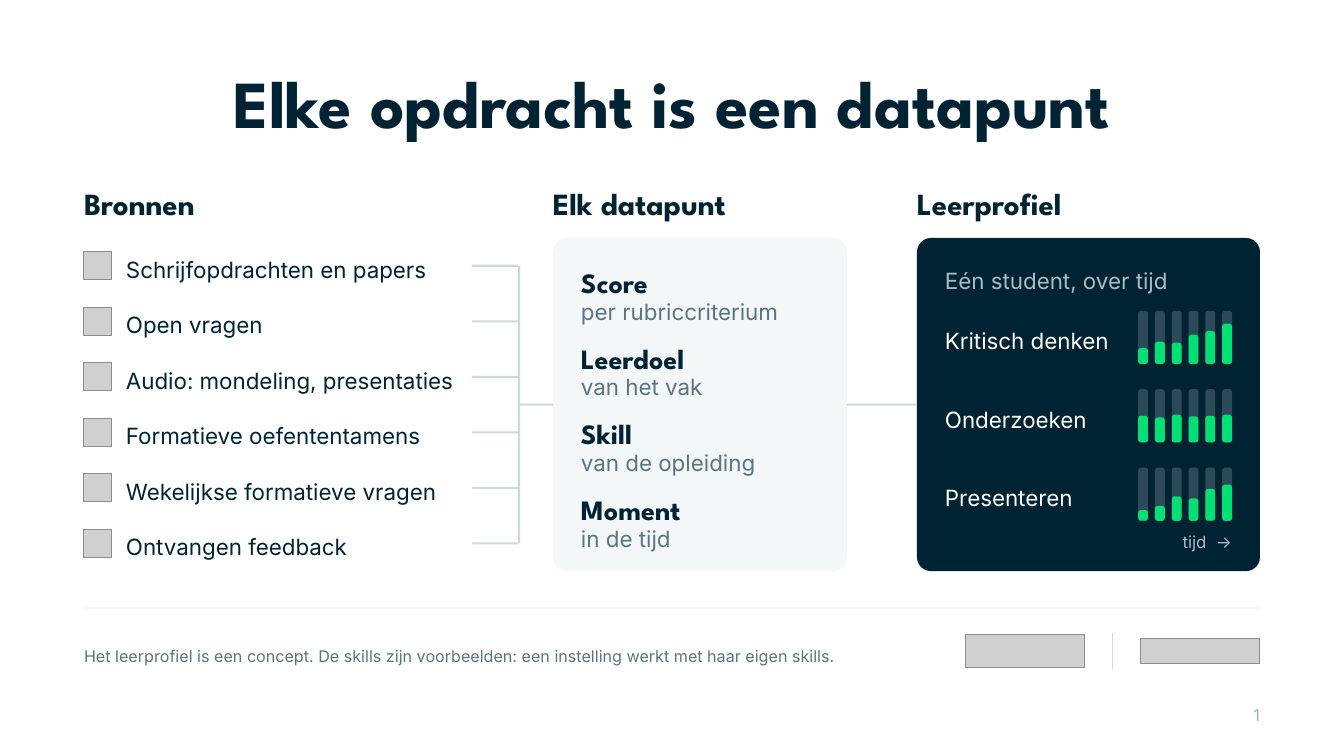
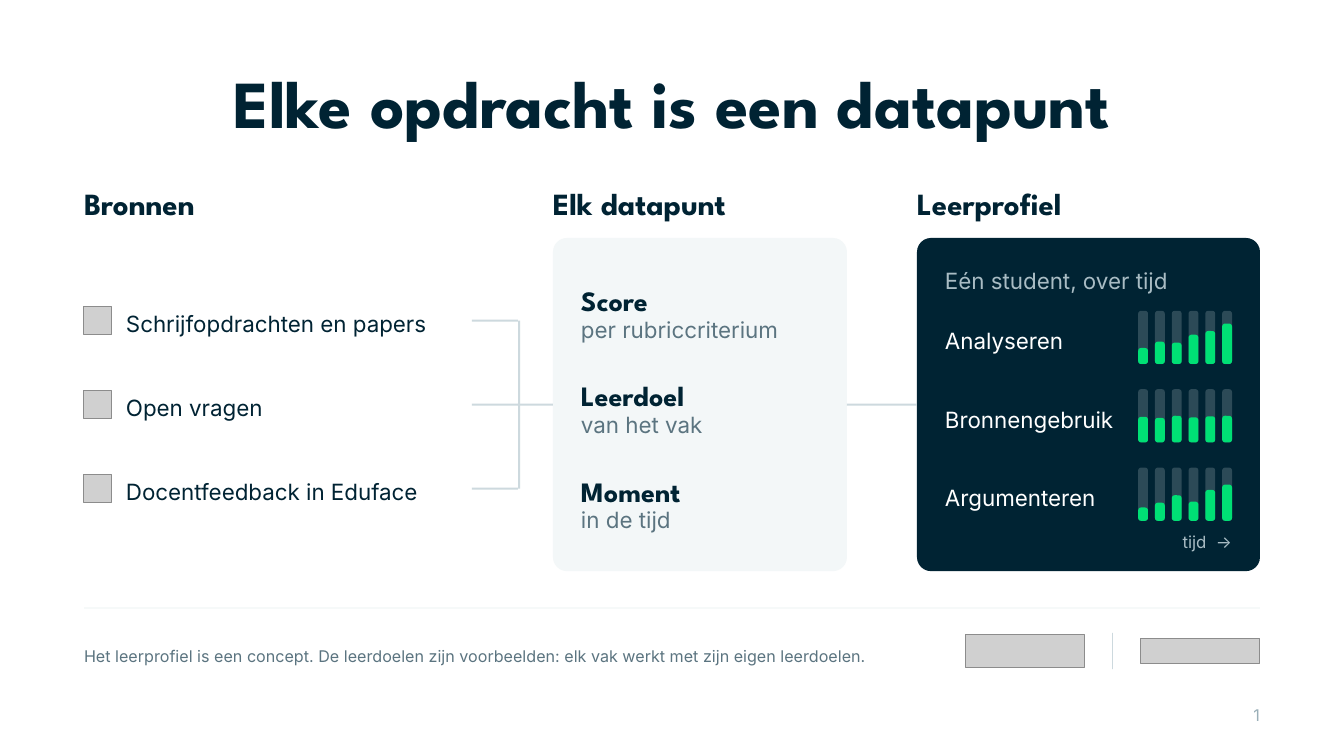
Before and after one commit to Dante-Eduface/Claude, a slide deck: slide 1 of GTM/Accounts/de-haagse-hogeschool/deck/leerprofiel-bewerkbaar.pptx. Drawn at 1344x756 pixels with LibreOffice and Linux fonts; fonts in the diff are those of the drawing; grey boxes stand for pictures. Boxes give left, top, right and bottom in pixels: in the first picture for what was removed or moved away, otherwise in the second. Text is boxed around its words. In the diff, an @@ line names an element or a change of style, - is before the commit and + after.

```diff
--- a/GTM/Accounts/de-haagse-hogeschool/deck/leerprofiel-bewerkbaar.pptx
+++ b/GTM/Accounts/de-haagse-hogeschool/deck/leerprofiel-bewerkbaar.pptx
@@ rectangle removed at (x1=472, y1=265, x2=518, y2=267) @@
@@ text "Score" moved from (x1=581, y1=274, x2=648, y2=294) to (x1=581, y1=292, x2=648, y2=312) @@
@@ picture moved from (x1=84, y1=252, x2=112, y2=280) to (x1=84, y1=307, x2=112, y2=335) @@
@@ text "Schrijfopdrachten en papers" moved from (x1=126, y1=261, x2=426, y2=283) to (x1=126, y1=315, x2=426, y2=337) @@
@@ rectangle resized from (x1=518, y1=266, x2=520, y2=543) to (x1=518, y1=321, x2=520, y2=489) @@
@@ text "per rubriccriterium" moved from (x1=581, y1=303, x2=778, y2=325) to (x1=581, y1=321, x2=778, y2=343) @@
@@ text at (x1=945, y1=332, x2=1063, y2=354): text changed @@
-Kritisch denken
+Analyseren
@@ picture removed at (x1=84, y1=363, x2=112, y2=391) @@
@@ text removed at (x1=126, y1=372, x2=453, y2=394) @@
-Audio: mondeling, presentaties
@@ text "Leerdoel" moved from (x1=581, y1=349, x2=684, y2=370) to (x1=581, y1=386, x2=684, y2=407) @@
@@ picture moved from (x1=84, y1=308, x2=112, y2=336) to (x1=84, y1=391, x2=112, y2=419) @@
@@ picture removed at (x1=84, y1=418, x2=112, y2=447) @@
@@ text "Open vragen" moved from (x1=126, y1=316, x2=262, y2=338) to (x1=126, y1=399, x2=262, y2=421) @@
@@ rectangle moved from (x1=472, y1=376, x2=518, y2=378) to (x1=472, y1=403, x2=518, y2=405) @@
@@ text "van het vak" moved from (x1=581, y1=378, x2=702, y2=395) to (x1=581, y1=416, x2=702, y2=433) @@
@@ text at (x1=945, y1=411, x2=1113, y2=433): text changed @@
-Onderzoeken
+Bronnengebruik
@@ text removed at (x1=126, y1=427, x2=420, y2=445) @@
-Formatieve oefententamens
@@ rectangle removed at (x1=472, y1=432, x2=518, y2=434) @@
@@ text removed at (x1=581, y1=424, x2=632, y2=445) @@
-Skill
@@ picture moved from (x1=84, y1=529, x2=112, y2=558) to (x1=84, y1=475, x2=112, y2=503) @@
@@ text "Moment" moved from (x1=581, y1=501, x2=681, y2=521) to (x1=581, y1=483, x2=681, y2=503) @@
@@ text removed at (x1=581, y1=454, x2=755, y2=476) @@
-van de opleiding
@@ text at (x1=126, y1=483, x2=418, y2=501): text changed @@
-Wekelijkse formatieve vragen
+Docentfeedback in Eduface
@@ text "in de tijd" moved from (x1=581, y1=530, x2=671, y2=552) to (x1=581, y1=511, x2=671, y2=533) @@
@@ text at (x1=945, y1=489, x2=1095, y2=511): text changed @@
-Presenteren
+Argumenteren
@@ text removed at (x1=126, y1=538, x2=347, y2=560) @@
-Ontvangen feedback
@@ rectangle removed at (x1=472, y1=542, x2=518, y2=544) @@
@@ text at (x1=84, y1=650, x2=865, y2=666): text changed @@
-Het leerprofiel is een concept. De skills zijn voorbeelden: een instelling werkt met haar eigen skills.
+Het leerprofiel is een concept. De leerdoelen zijn voorbeelden: elk vak werkt met zijn eigen leerdoelen.
```
Also in this commit, not shown: 2 slides added, 13 other files.
